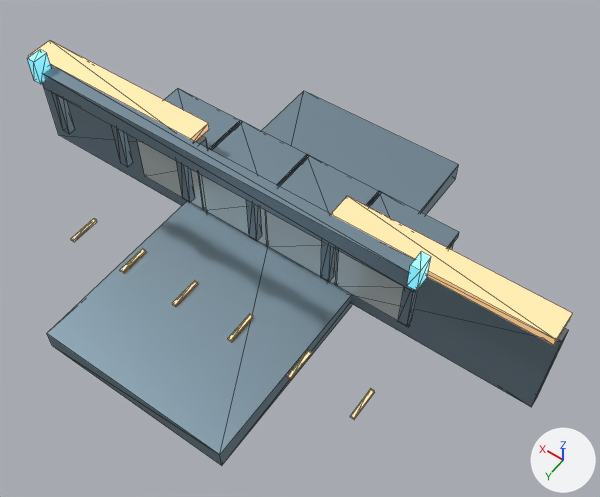
An edit to the glTF model public/models/midground/orbital-dock.glb, drawn before and after from the same camera.
One viewpoint serves both versions: a 50 mm camera at (-4.79, 5.92, 9.9) aimed at (-0.89, 0.46, 1.32). Every picture has the same lights, and +X, +Y and +Z are marked at lower right. The picture after the commit comes second. Mesh edges are drawn as thin lines. Vertices at exactly the same position are counted once.

Names of what the first picture shows: 'Orbital maintenance dock'.
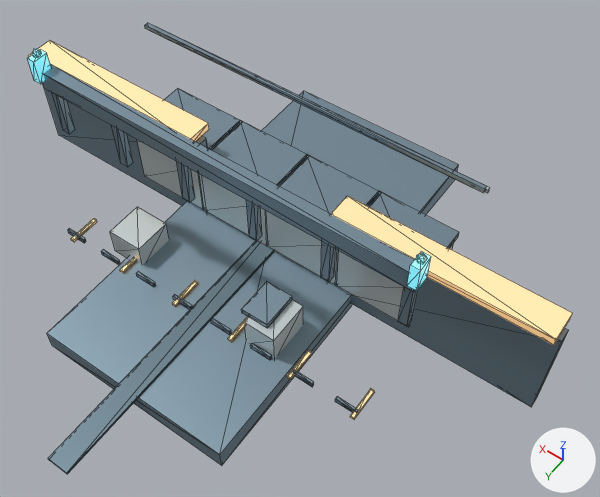
Boxes (x1, y1, x2, y2) around the edits, measured in the pictures (600 x 497 px):
'Orbital maintenance dock', reshaped (6% taller): before (27, 40, 573, 465); after (27, 23, 573, 474)
part 1 of me_orbital_maintenance_dock, added: after (241, 282, 292, 328)
part 2 of me_orbital_maintenance_dock, added: after (335, 397, 358, 413)
part 3 of me_orbital_maintenance_dock, added: after (292, 370, 314, 387)
part 4 of me_orbital_maintenance_dock, added: after (250, 343, 272, 360)
part 5 of me_orbital_maintenance_dock, added: after (211, 318, 231, 335)
part 6 of me_orbital_maintenance_dock, added: after (173, 294, 192, 309)
part 7 of me_orbital_maintenance_dock, added: after (136, 272, 156, 287)
part 8 of me_orbital_maintenance_dock, added: after (101, 250, 120, 265)
part 9 of me_orbital_maintenance_dock, added: after (68, 228, 86, 243)
part 10 of me_orbital_maintenance_dock, added: after (145, 23, 487, 193)
part 11 of me_orbital_maintenance_dock, added: after (244, 300, 303, 359)
part 12 of me_orbital_maintenance_dock, added: after (110, 207, 169, 265)
part 13 of me_orbital_maintenance_dock, added: after (416, 253, 427, 264)
part 14 of me_orbital_maintenance_dock, added: after (32, 48, 41, 58)
part 15 of me_orbital_maintenance_dock, added: after (48, 241, 275, 474)

Patch to the scene script:
```diff
--- a/public/models/midground/orbital-dock.glb.py
+++ b/public/models/midground/orbital-dock.glb.py
@@ mat_dark_grating @@
+mat_dark_grating = principled_material('dark grating')
+mat_dark_grating.base_color = (0.157, 0.227, 0.271)  # greyish blue #6e838e
+mat_dark_grating.metallic = 0.8
+mat_dark_grating.roughness = 0.55
@@ me_orbital_maintenance_dock @@
 # used by ob_orbital_maintenance_dock; location = (0.0, 0.0, 0.0)
-me_orbital_maintenance_dock.from_pydata(...)  # 320 vertices, 480 faces; spans x -4.3..4.3, y -3.0..3.0, z 0.01..3.11
+me_orbital_maintenance_dock.from_pydata(...)  # 485 vertices, 738 faces; spans x -4.3..4.3, y -3.0..4.26, z 0.01..3.21
+# me_orbital_maintenance_dock part 1: a new loose piece, a box spanning x -1.06..-0.64, y 0.875..1.425, z 0.78..0.86, in mat_steel_plating (greyish blue #849aa8)
+# me_orbital_maintenance_dock part 2: a new loose piece, a box spanning x -2.56..-2.24, y 1.54..1.58, z 0.32..0.4, in mat_steel_plating (greyish blue #849aa8)
+# me_orbital_maintenance_dock part 3: a new loose piece, a box spanning x -1.88..-1.56, y 1.54..1.58, z 0.32..0.4, in mat_steel_plating (greyish blue #849aa8)
+# me_orbital_maintenance_dock part 4: a new loose piece, a box spanning x -1.2..-0.88, y 1.54..1.58, z 0.32..0.4, in mat_steel_plating (greyish blue #849aa8)
+# me_orbital_maintenance_dock part 5: a new loose piece, a box spanning x -0.52..-0.2, y 1.54..1.58, z 0.32..0.4, in mat_steel_plating (greyish blue #849aa8)
+# me_orbital_maintenance_dock part 6: a new loose piece, a box spanning x 0.16..0.48, y 1.54..1.58, z 0.32..0.4, in mat_steel_plating (greyish blue #849aa8)
+# me_orbital_maintenance_dock part 7: a new loose piece, a box spanning x 0.84..1.16, y 1.54..1.58, z 0.32..0.4, in mat_steel_plating (greyish blue #849aa8)
+# me_orbital_maintenance_dock part 8: a new loose piece, a box spanning x 1.52..1.84, y 1.54..1.58, z 0.32..0.4, in mat_steel_plating (greyish blue #849aa8)
+# me_orbital_maintenance_dock part 9: a new loose piece, a box spanning x 2.2..2.52, y 1.54..1.58, z 0.32..0.4, in mat_steel_plating (greyish blue #849aa8)
+# me_orbital_maintenance_dock part 10: a new loose piece, a box spanning x -2.7..2.7, y -0.832..-0.767, z 2.467..2.533, in mat_steel_plating (greyish blue #849aa8)
+# me_orbital_maintenance_dock part 11: a new loose piece, a box spanning x -1.24..-0.76, y 0.88..1.52, z 0.26..0.78, in mat_silver_machined_metal (light grey #d1dbdc)
+# me_orbital_maintenance_dock part 12: a new loose piece, a box spanning x 1.23..1.77, y 0.81..1.39, z 0.26..0.7, in mat_silver_machined_metal (light grey #d1dbdc)
+# me_orbital_maintenance_dock part 13: a new loose piece, a UV sphere (5 segments, 4 rings, poles along z) spanning x -2.85..-2.74, y 0.95..1.07, z 3.09..3.21, in mat_electric_blue_instrument_lamps (cyan #a5e8f3, glowing cyan #55bbcc)
+# me_orbital_maintenance_dock part 14: a new loose piece, a UV sphere (5 segments, 4 rings, poles along z) spanning x 2.75..2.86, y 0.95..1.07, z 3.09..3.21, in mat_electric_blue_instrument_lamps (cyan #a5e8f3, glowing cyan #55bbcc)
+# me_orbital_maintenance_dock part 15: a new loose piece, a box spanning x -0.16..0.16, y -1.14..4.26, z 0.32..0.36, in mat_dark_grating (greyish blue #6e838e)
+# other edits to the shape of me_orbital_maintenance_dock do not show in these pictures
 me_orbital_maintenance_dock.materials.append(mat_steel_plating)
@@ me_orbital_maintenance_dock @@
 me_orbital_maintenance_dock.materials.append(mat_electric_blue_instrument_lamps)
+me_orbital_maintenance_dock.materials.append(mat_dark_grating)  # greyish blue #6e838e
```
